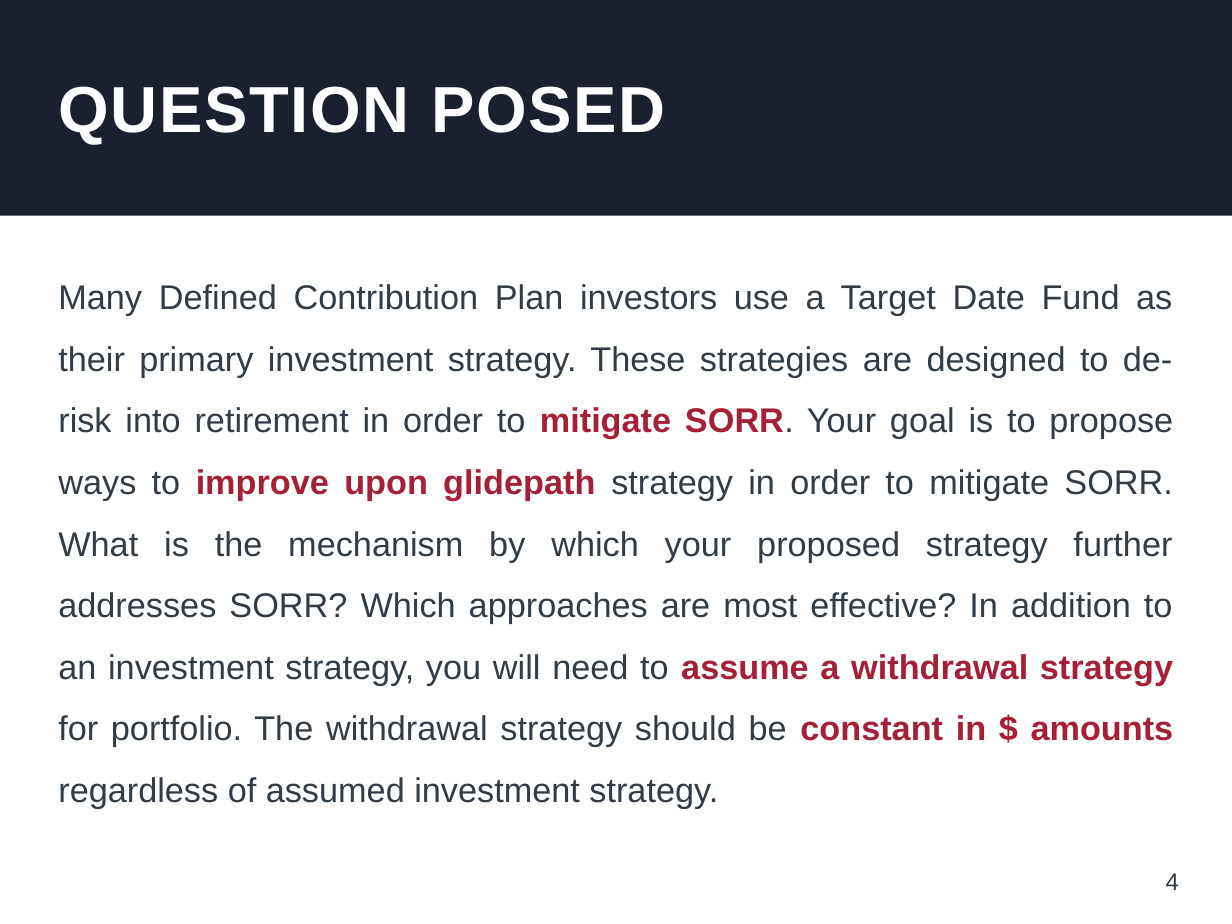
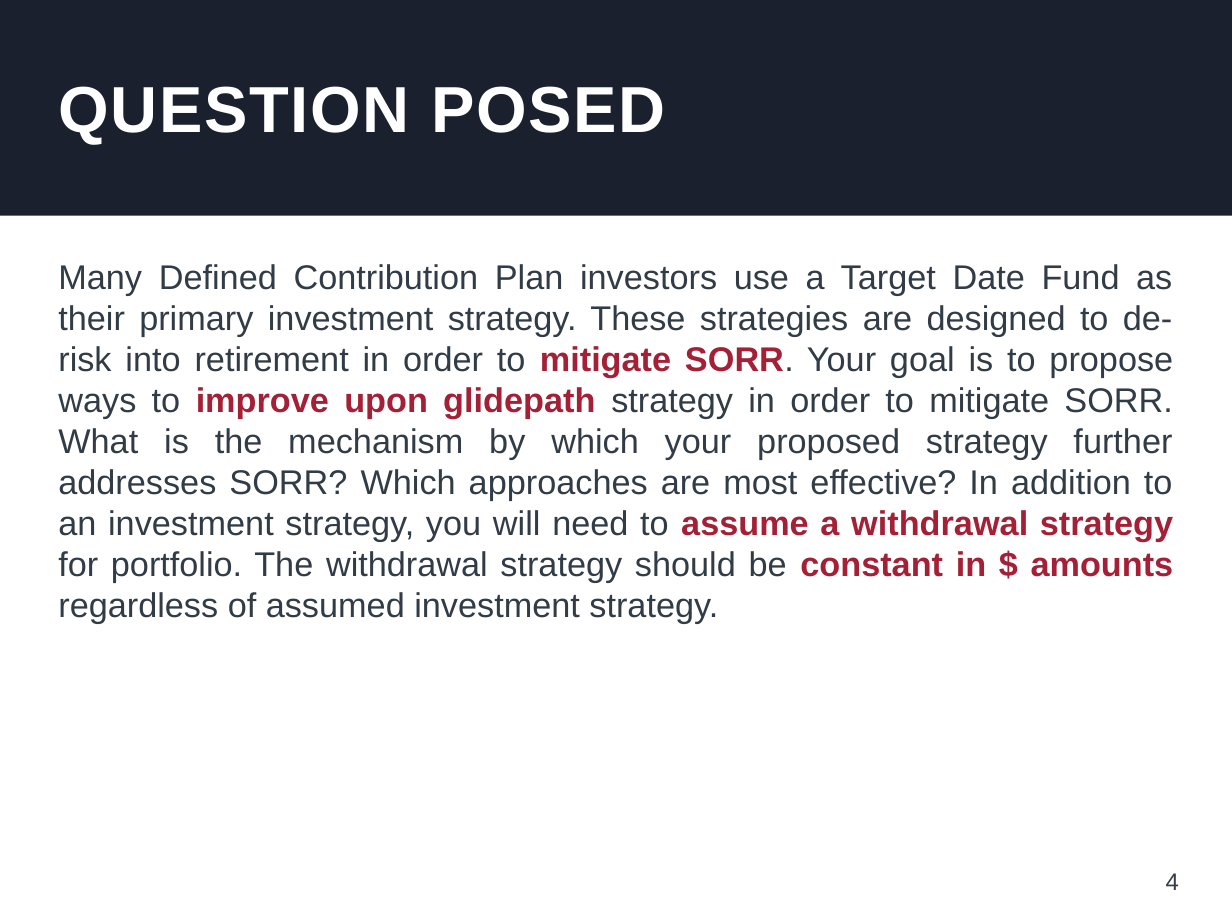
Before and after one commit to hermannviktor/15.451-Proseminar-IM, a slide deck: slide 4 of PPT_Presentation_v2.pptx. Drawn at 1232x924 pixels with LibreOffice and Linux fonts; fonts in the diff are those of the drawing; background and template pictures are left out. Boxes give left, top, right and bottom in pixels: in the first picture for what was removed or moved away, otherwise in the second. Text is boxed around its words. In the diff, an @@ line names an element or a change of style, - is before the commit and + after.

```diff
--- a/PPT_Presentation_v2.pptx
+++ b/PPT_Presentation_v2.pptx
@@ text "Many Defined Contribution Plan investors ..." at box(58, 264, 1174, 624): line spacing 1.5 to 24pt @@
```
Also in this commit, not shown: 6 other slides changed, 3 slides added, 17 other files.
